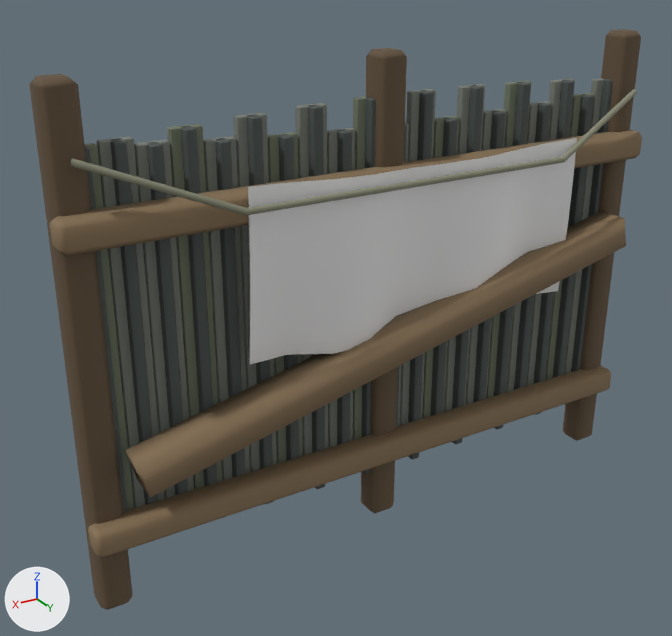
Renders of the FBX model demo13-flashlight/Assets/Art/Environments/TownProps02/Models/PatchBarricade02.fbx from each side of a commit.
Camera for both pictures: a 50 mm lens placed at (2.02, 3.0, 2.49), pointed at (0.21, -0.03, 0.98). Lighting does not change. The marker at lower left points along +X, +Y and +Z. The picture after the commit comes second.

Before the edit, the objects in view are built like this:
```python
me_cube_318 = bpy.data.meshes.new('Cube.318')
me_cube_318.from_pydata(...)  # 1340 vertices, 1396 faces; spans x -1.33..1.33, y -0.06..0.22, z 0.0..2.04
# faces by material slot: [78, 182, 520, 338, 58, 178, 42]
me_cube_318.materials.append(mat_townprops_wooddark)  # brown #61503b
me_cube_318.materials.append(mat_townprops_olive)  # greyish green #6f7763
me_cube_318.materials.append(mat_townprops_steel)  # dark grey #4b524f
me_cube_318.materials.append(mat_townprops_edge)  # grey #797d74
me_cube_318.materials.append(mat_townprops_wood)  # brown #897356
me_cube_318.materials.append(mat_townprops_linen)  # white #e7e7e7
me_cube_318.materials.append(mat_townprops_canvas)  # grey #888974
ob_patchbarricade02 = bpy.data.objects.new('PatchBarricade02', me_cube_318)
ob_patchbarricade02.location = (0.0, 0.0, 0.0)
```
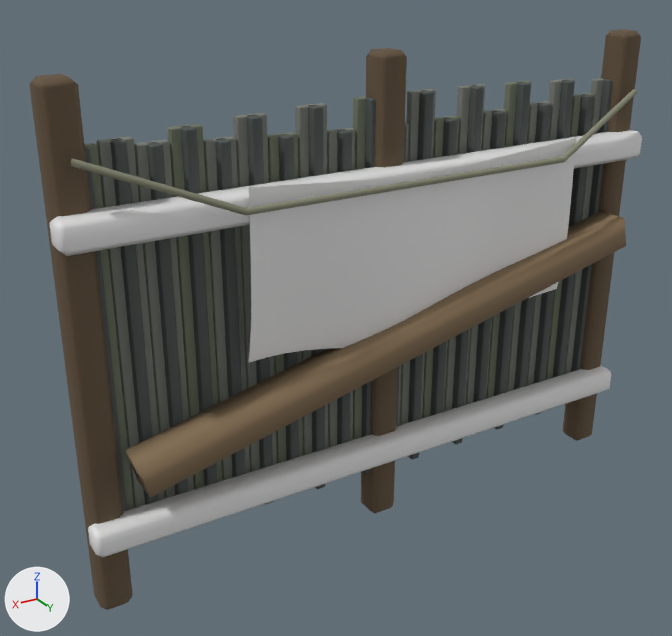
Changed parts and their boxes [x1, y1, x2, y2] in the pictures (672 x 636 px):
part 1 of me_cube_318, reshaped: before [248, 138, 577, 364]; after [248, 138, 576, 363]
part 2 of me_cube_318, recoloured (brown to white): [88, 365, 611, 557] in both
part 3 of me_cube_318, recoloured: [49, 130, 642, 256] in both

The change in detail:
Material 'TownProps_WoodFaded' (mat_townprops_woodfaded) is new.
Its base color is (0.8, 0.8, 0.8) (white #e7e7e7).
Material 'TownProps_WoodWarm' (mat_townprops_woodwarm) is new.
Its base color is (0.8, 0.8, 0.8) (white #e7e7e7).
me_cube_318 is used by ob_patchbarricade02; location (0.0, 0.0, 0.0).
me_cube_318 had 1340 vertices, 1396 faces and spanned x -1.33..1.33, y -0.06..0.22, z 0.0..2.04.
me_cube_318 now has 2042 vertices, 2098 faces and spans x -1.33..1.33, y -0.06..0.22, z 0.0..2.04.
me_cube_318 part 1: 3 vertices moved from x -0.87..0.67, y 0.11..0.15, z 1.11..1.64 to x -0.87..0.67, y 0.11..0.16, z 1.11..1.64; 171 vertices removed from x -0.87..0.67, y 0.07..0.18, z 0.92..1.63; 873 vertices added at x -0.87..0.67, y 0.09..0.17, z 0.87..1.63.
me_cube_318 part 2: 26 faces spanning x -1.33..1.33, y 0.01..0.13, z 0.3..0.42 switch from mat_townprops_wood (brown #897356) to mat_townprops_woodfaded (white #e7e7e7).
me_cube_318 part 3: 26 faces spanning x -1.33..1.33, y 0.01..0.13, z 1.49..1.61 switch from mat_townprops_wood (brown #897356) to mat_townprops_woodwarm (white #e7e7e7).
